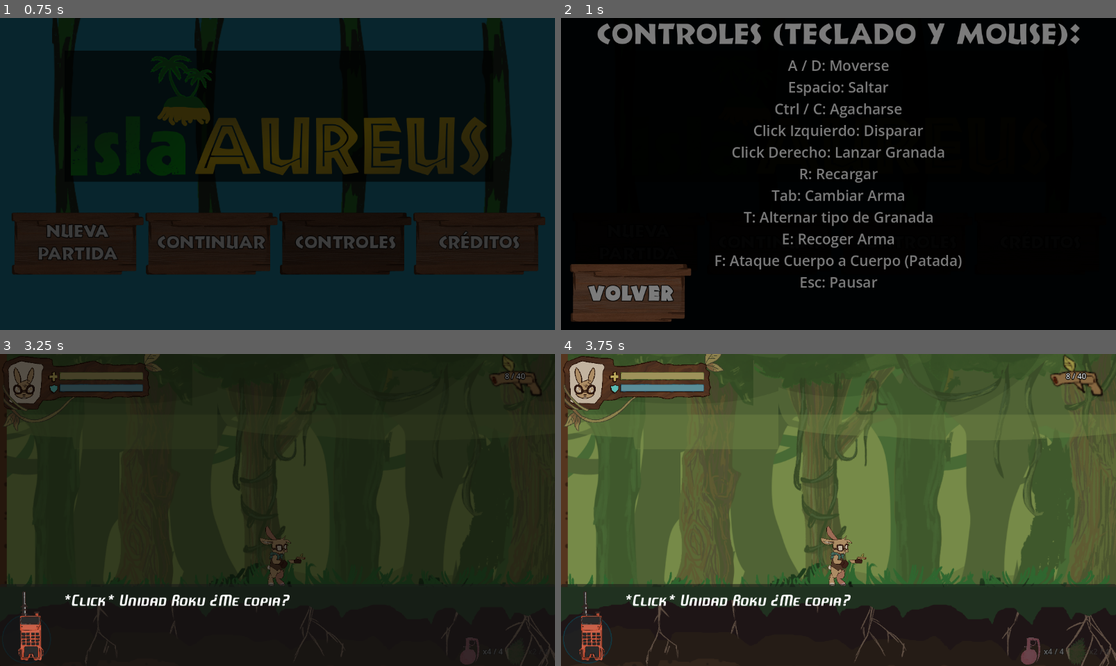
Above: before the commit, frames 1-4 (two rows, left to right).
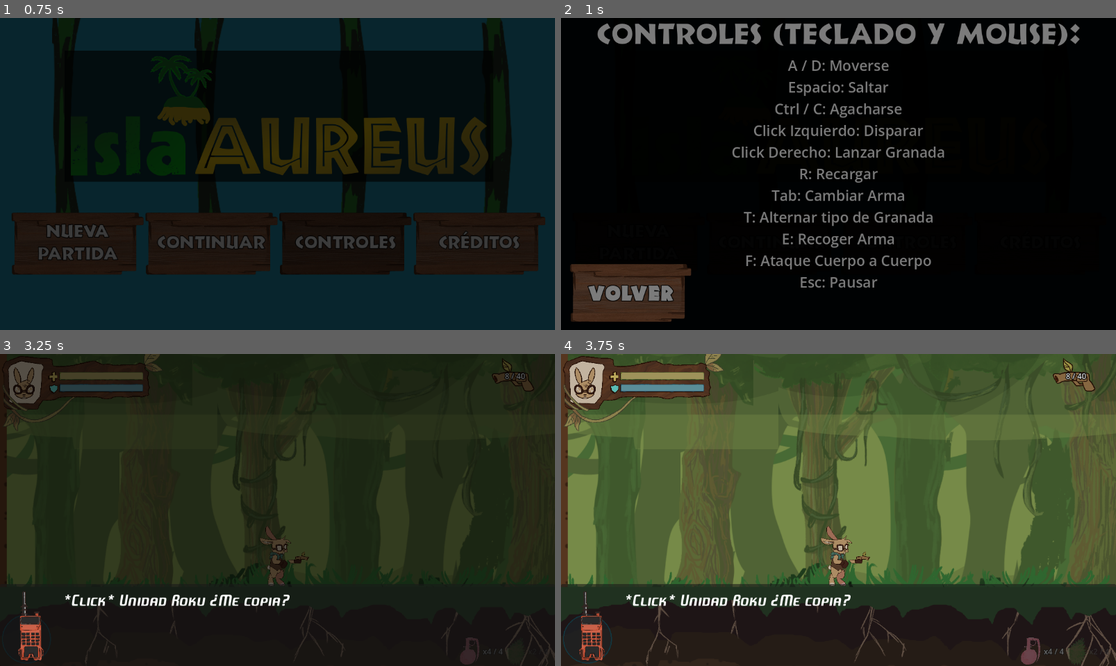
Above: after the commit, the same moments.

Repository: facbast/TP3-Taller-2-Isla-Aureus-
Game: Godot game, scene res://Scenes/splash_screen.tscn
The game is run twice, just before and just after one commit, with the same random seed, the same clock (stepped at 60 frames per second) and the same inputs. Sound files missing from this copy of the repository are replaced by a short silence.
Inputs (mouse positions are in pixels of both pictures, inside the frame that each line leads up to):
- Up to frame 1 (0.75 s): tap Enter (ui_accept) at 0.5 s; move the mouse to (399, 158) at 0.52 s; hold D (right) from 0.53 s (still down); hold E from 0.53 s (still down); click (399, 158) at 0.67 s
- Up to frame 2 (1 s): keep holding D (right); keep holding E; tap Enter (ui_accept) at 0.77 s
- Up to frame 3 (3.25 s): release D (right) at 1.25 s; release E at 1.25 s; click "Volver" at 1.25 s; click "Nueva Partida" at 2 s; move the mouse to (166, 525) at 2.77 s; hold D (right) from 2.78 s (still down); tap Tab at 2.85 s; tap Enter (ui_accept) at 3.02 s
- Up to frame 4 (3.75 s): move the mouse to (894, 441) at 3.52 s; release D (right) at 3.53 s; hold A (left) from 3.53 s (still down); tap F at 3.6 s

Frame 1 is identical in both runs. In frame 2, 0.8% of the frame differs, in the area x 27-73%, y 75-81%; in frame 3, 0.2%; in frame 4, 0.4%.

Commit message:
Alarmas de escudo 30 porciento mas bajas
- AudioPeligro y AudioCritico de 0 a -3db.

Diff:
--- a/Scenes/hud.tscn
+++ b/Scenes/hud.tscn
@@ -418,9 +418,11 @@
 
 [node name="AudioPeligro" type="AudioStreamPlayer" parent="." unique_id=427805844]
 stream = ExtResource("8_5ep0j")
+volume_db = -3.0
 
 [node name="AudioCritico" type="AudioStreamPlayer" parent="." unique_id=867286555]
 stream = ExtResource("9_4f5kr")
+volume_db = -3.0
 
 [node name="AudioRecarga" type="AudioStreamPlayer" parent="." unique_id=816082740]
 stream = ExtResource("10_piegi")
--- a/Scenes/pantalla_titulo.tscn
+++ b/Scenes/pantalla_titulo.tscn
@@ -186,7 +186,6 @@
 autowrap_mode = 2
 
 [node name="PanelControles" type="Panel" parent="." unique_id=1810869829]
-visible = false
 layout_mode = 1
 anchors_preset = 15
 anchor_right = 1.0
@@ -256,7 +255,7 @@
 Tab: Cambiar Arma
 T: Alternar tipo de Granada
 E: Recoger Arma
-F: Ataque Cuerpo a Cuerpo (Patada)
+F: Ataque Cuerpo a Cuerpo
 Esc: Pausar"
 horizontal_alignment = 1
 
@@ -300,8 +299,7 @@
 Margarita Monutti
 
 Arte de escenarios, props y Música:
-Rocío Leno
-"
+Rocío Leno"
 horizontal_alignment = 1
 
 [node name="BtnVolver" type="TextureButton" parent="PanelCreditos/VBoxContainer" unique_id=1224911382]
--- a/Scenes/player.tscn
+++ b/Scenes/player.tscn
@@ -5,8 +5,7 @@
 [ext_resource type="Texture2D" uid="uid://hf656j6j1ld2" path="res://Assets/brazos.png" id="3_6t5aa"]
 [ext_resource type="Texture2D" uid="uid://cfpfxamw8y5mk" path="res://Assets/Armas/Rifle_Balistico.png" id="3_gymyn"]
 [ext_resource type="Script" uid="uid://dtpvuekt8qvls" path="res://Scripts/rifle.gd" id="4_fkybt"]
-[ext_resource type="Texture2D" uid="uid://c1xap3pfahllk" path="res://Assets/Armas/Pistola.png" id="5_x3wgy"]
-[ext_resource type="Texture2D" path="res://Assets/Armas/Pistola_Balistica.png" id="5_pistnb"]
+[ext_resource type="Texture2D" uid="uid://d2ucfnexs4fb4" path="res://Assets/Armas/Pistola_Balistica.png" id="5_pistnb"]
 [ext_resource type="Script" uid="uid://qe757kid0rex" path="res://Scripts/pistola.gd" id="6_3smsa"]
 [ext_resource type="PackedScene" uid="uid://b8el2eura1wii" path="res://Scenes/pistola_plasma.tscn" id="8_8erm5"]
 [ext_resource type="PackedScene" uid="uid://wef2aihmnohw" path="res://Scenes/rifle_plasma.tscn" id="9_f1ek2"]
@@ -143,13 +142,13 @@
 [node name="Pistola" type="Sprite2D" parent="PivoteBrazo" unique_id=1045399923]
 visible = false
 position = Vector2(48, -1)
-scale = Vector2(0.5, 0.5)
+scale = Vector2(0.1, 0.1)
 texture = ExtResource("5_pistnb")
 flip_h = true
 script = ExtResource("6_3smsa")
 
 [node name="PuntoDisparo" type="Marker2D" parent="PivoteBrazo/Pistola" unique_id=453096401]
-position = Vector2(18, 4)
+position = Vector2(160, 20)
 
 [node name="PistolaPlasma" parent="PivoteBrazo" unique_id=1502422774 instance=ExtResource("8_8erm5")]
 visible = false
Binary file changed: Assets/Armas/Pistola.png
Binary file changed: Assets/Armas/Pistola_Balistica.png
